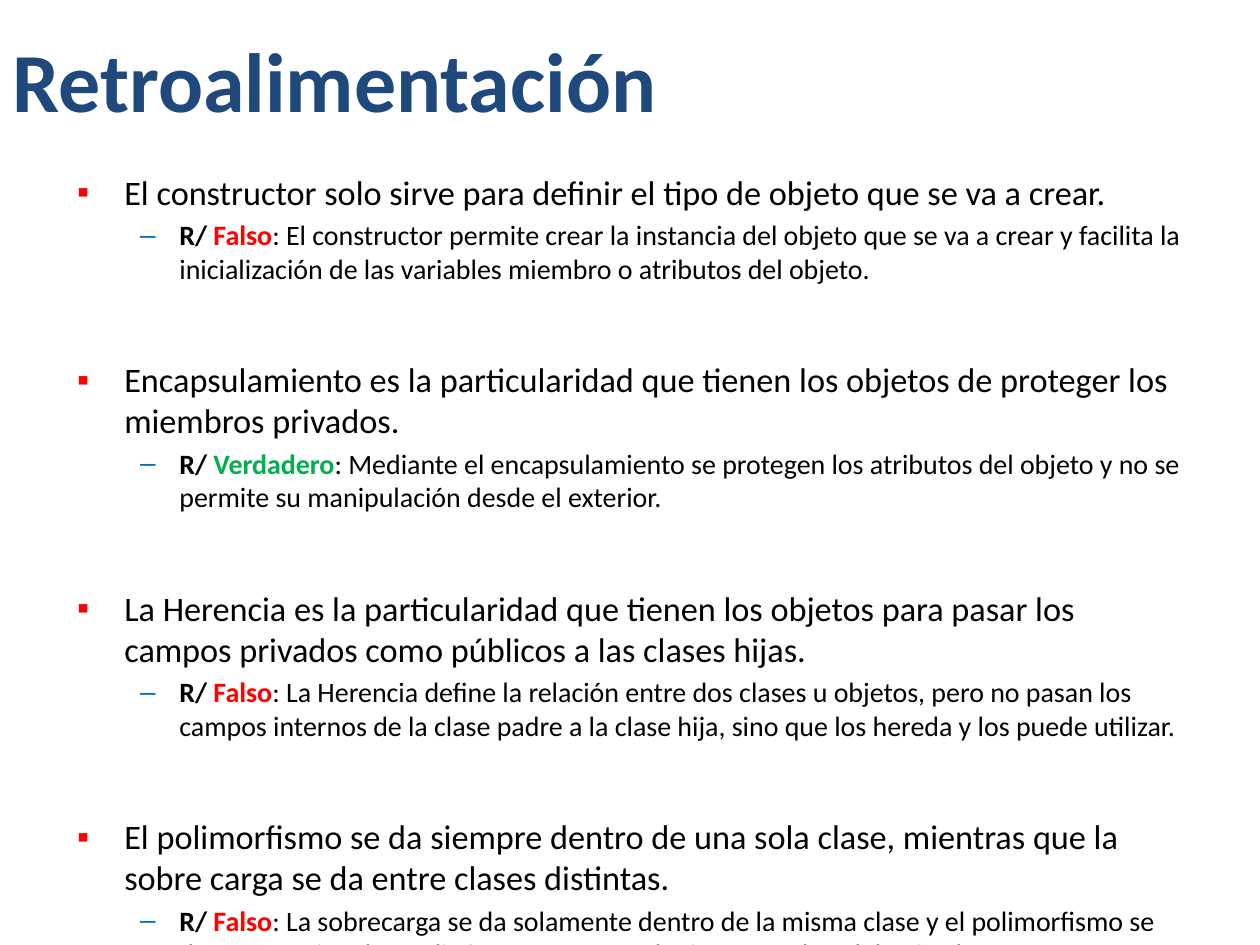
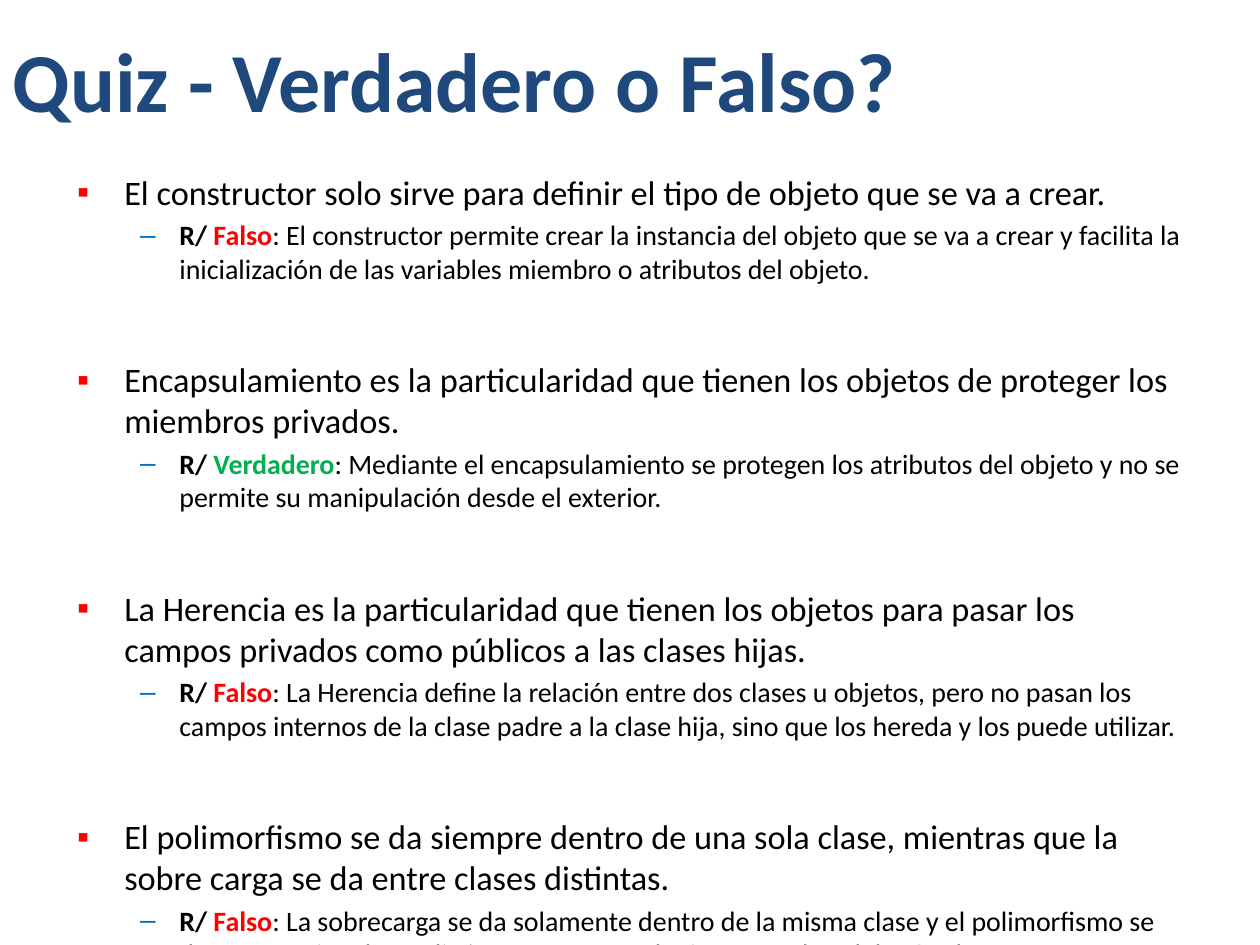
Before and after one commit to Jucer74/BackDevelopment, a slide deck: slide 32 of Classes/BackDev-03-Programación Orientada a Objetos.pptx. Drawn at 1260x945 pixels with LibreOffice and Linux fonts; fonts in the diff are those of the drawing; background and template pictures are left out. Boxes give left, top, right and bottom in pixels: in the first picture for what was removed or moved away, otherwise in the second. Text is boxed around its words. In the diff, an @@ line names an element or a change of style, - is before the commit and + after.

```diff
--- a/Classes/BackDev-03-Programación Orientada a Objetos.pptx
+++ b/Classes/BackDev-03-Programación Orientada a Objetos.pptx
@@ title at (x1=13, y1=53, x2=896, y2=123): text changed @@
-Retroalimentación
+Quiz - Verdadero o Falso?
```
Also in this commit, not shown: 4 other slides changed, 11 slides added, 1 other file.
